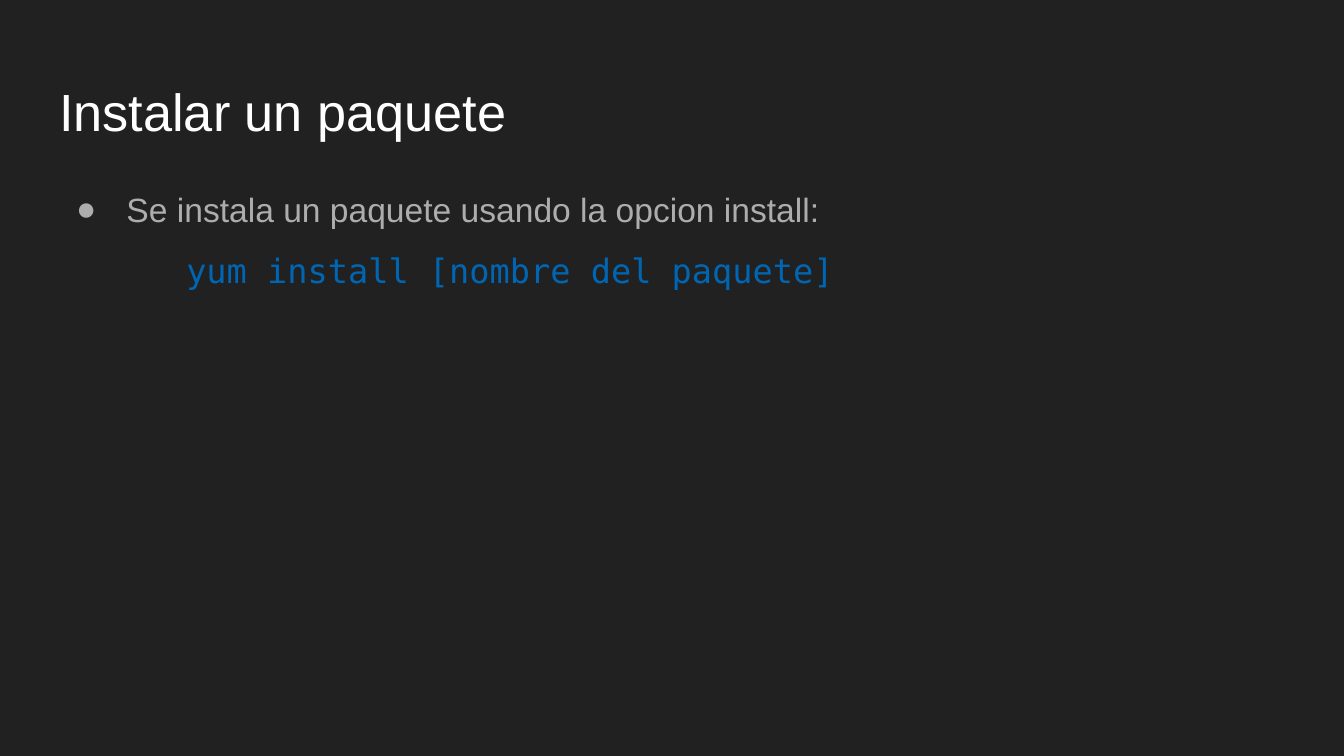
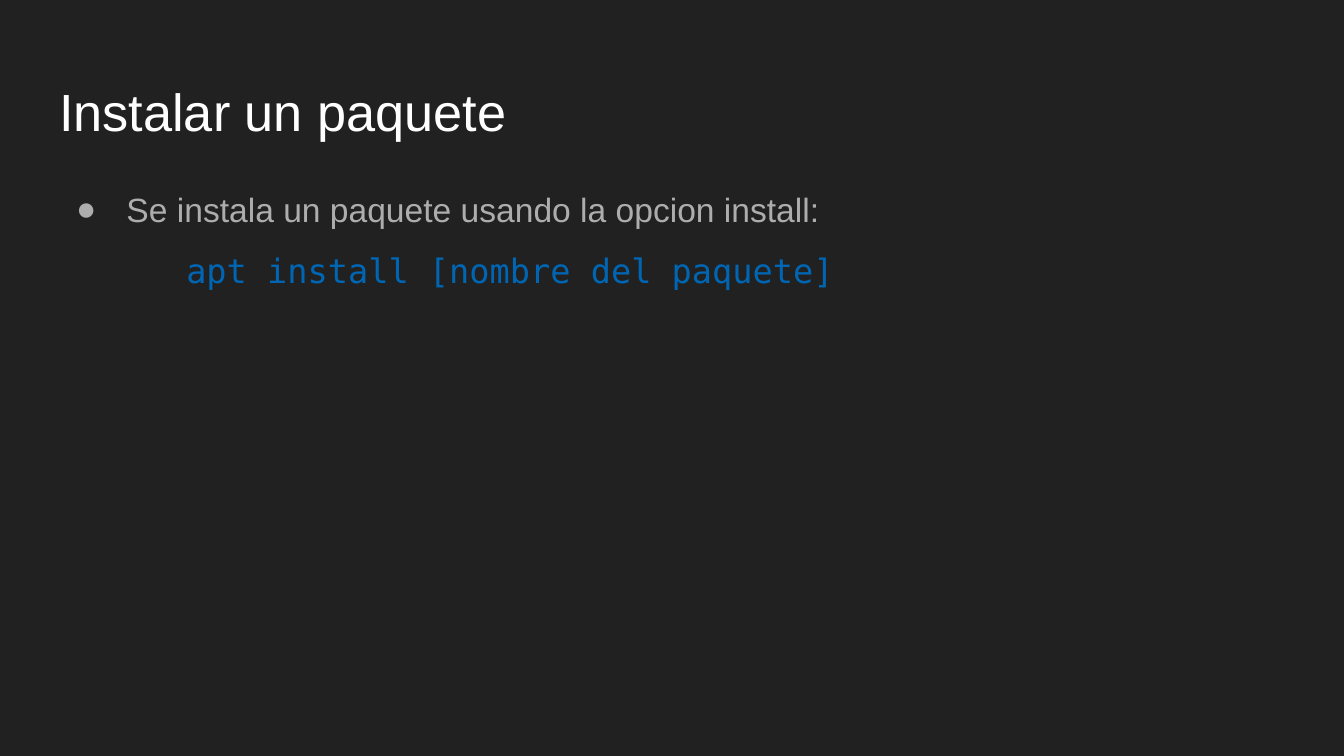
Before and after one commit to tabris2015/LNX101_102, a slide deck: slide 20 of slides/Sesion6.odp (slide 21 before the commit). Drawn at 1344x756 pixels with LibreOffice and Linux fonts; fonts in the diff are those of the drawing. Boxes give left, top, right and bottom in pixels: in the first picture for what was removed or moved away, otherwise in the second. Text is boxed around its words. In the diff, an @@ line names an element or a change of style, - is before the commit and + after.

```diff
--- a/slides/Sesion6.odp
+++ b/slides/Sesion6.odp
@@ text at [186, 257, 834, 290]: text changed @@
-  yum install [nombre del paquete]
+  apt install [nombre del paquete]
```
Also in this commit, not shown: 3 other slides changed, 7 slides removed, 4 other files.
